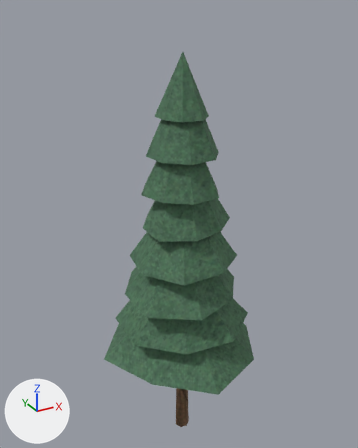
An edit to the FBX model Content/Assets/Locations/Forest/SM_Pine_Tall_A.fbx, drawn before and after from the same camera.
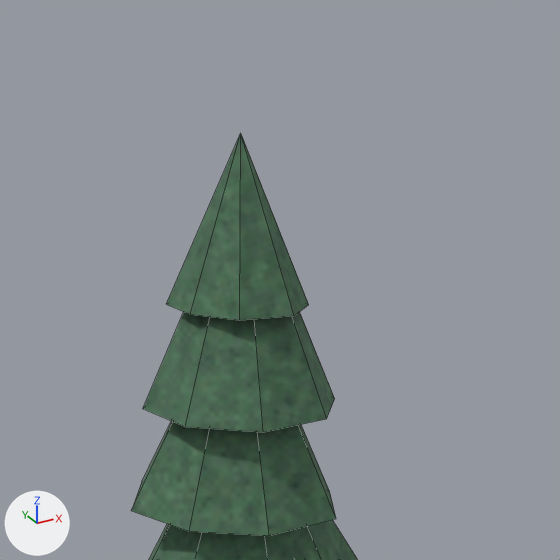
Old and new are each drawn whole from a camera (50 mm lens) standing at (-14.66, -26.18, 30.36) and looking at (0.04, 0.56, 16.99) and again close up on the part from 25% to 85% of the width and 0% to 48% of the height. Lighting does not change. The marker at lower left points along +X, +Y and +Z. The last two pictures show the newer version. The close-ups show mesh edges as thin lines. Objects named as collision shapes, trigger or cutter boxes, shadow casters or lower levels of detail are left out.

In view in the first close-up: 'SM_Pine_Tall_A'.
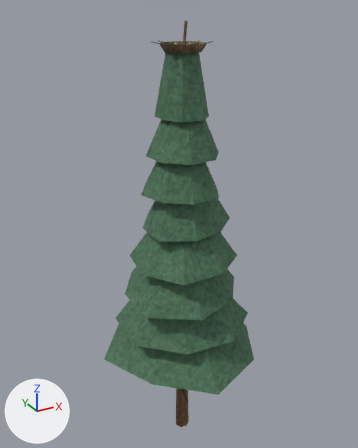
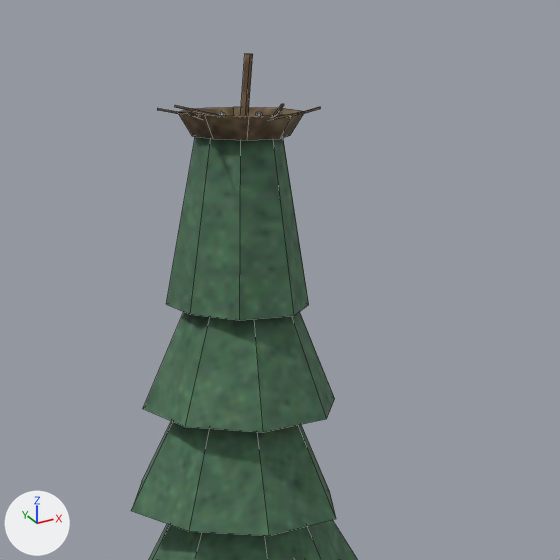
Changed parts and their boxes (x1, y1, x2, y2) in the close-ups (560 x 560 px):
'SM_Pine_Tall_A', reshaped: before (132, 134, 358, 560); after (132, 53, 358, 560)
part 1 of me_sm_pine_tall_a, added: after (174, 105, 216, 115)
part 2 of me_sm_pine_tall_a, added: after (157, 108, 178, 114)
part 3 of me_sm_pine_tall_a, added: after (271, 113, 298, 120)
part 4 of me_sm_pine_tall_a, added: after (299, 107, 320, 113)
part 5 of me_sm_pine_tall_a, added (brown): after (240, 53, 253, 116)
part 6 of me_sm_pine_tall_a, added (brown): after (178, 107, 305, 140)
part 7 of me_sm_pine_tall_a, built on: before (167, 134, 309, 320); after (166, 137, 309, 320)
part 8 of me_sm_pine_tall_a, edited (looks the same): (132, 312, 358, 560) in both

What changed in the scene script:
```text
Add img_t_forest_tall_png:
    img_t_forest_tall_png = load_image('T_Forest_Tall.png', 'T_Forest_Tall.png', 512, 512, 'sRGB')
Add mat_m_forest_tall:
    mat_m_forest_tall = principled_material('M_Forest_Tall')
    mat_m_forest_tall.texture = img_t_forest_tall_png
    mat_m_forest_tall.roughness = 0.85
Change me_sm_pine_tall_a:
    used by ob_sm_pine_tall_a; location = (0.0, 0.0, 0.0)
    remove me_sm_pine_tall_a.from_pydata(...)  # 126 vertices, 111 faces; spans x -5.8..5.3, y -5.9..5.2, z 0.0..28.0
    add me_sm_pine_tall_a.from_pydata(...)  # 261 vertices, 220 faces; spans x -5.8..5.3, y -5.9..5.2, z 0.0..29.6
    me_sm_pine_tall_a part 1: the loose piece of 8 vertices spanning x -0.1..1.1, y 0.0..2.0, z 6.6..7.5 is copied, and the copy is scaled about its middle by (-0.722, 0.388, 0.253), then moved by (-0.9, 0.3, 21.3), in mat_m_forest_tall (picture img_t_forest_tall_png); it spans x -0.8..0.0, y 0.9..1.6, z 28.3..28.5
    me_sm_pine_tall_a part 2: the loose piece of 8 vertices spanning x -1.4..0.0, y 0.0..1.8, z 5.8..6.7 is copied, and the copy is scaled about its middle by (0.772, 0.108, 0.253), then moved by (-0.4, -0.1, 22.2), in mat_m_forest_tall (picture img_t_forest_tall_png); it spans x -1.6..-0.5, y 0.7..0.9, z 28.3..28.5
    me_sm_pine_tall_a part 3: the loose piece of 8 vertices spanning x 0.0..1.8, y -1.4..0.0, z 5.5..6.4 is copied, and the copy is scaled about its middle by (0.307, 0.671, 0.253), then moved by (-0.8, -0.6, 22.4), in mat_m_forest_tall (picture img_t_forest_tall_png); it spans x -0.2..0.4, y -1.8..-0.8, z 28.3..28.5
    me_sm_pine_tall_a part 4: the loose piece of 8 vertices spanning x 0.0..2.1, y -0.1..0.9, z 6.0..6.9 is copied, and the copy is scaled about its middle by (0.521, 0.152, 0.253), then moved by (0.2, -0.9, 21.9), in mat_m_forest_tall (picture img_t_forest_tall_png); it spans x 0.7..1.8, y -0.5..-0.3, z 28.3..28.5
    me_sm_pine_tall_a part 5: the loose piece of 8 vertices spanning x -0.1..1.1, y 0.0..2.0, z 6.6..7.5 is copied, and the copy is multiplied about its middle by the matrix ((0.623, 0.098, -0.659), (-0.555, 0.575, -0.439), (0.369, 0.701, 0.452)), then moved by (-0.4, -0.9, 21.5), in mat_m_forest_tall (picture img_t_forest_tall_png); it spans x -0.1..0.4, y -0.1..0.3, z 27.5..29.6
    me_sm_pine_tall_a part 6: a new loose piece of 16 vertices spanning x -1.3..1.4, y -1.3..1.4, z 28.0..28.5, in mat_m_forest_tall (picture img_t_forest_tall_png)
    me_sm_pine_tall_a part 7: 1 vertex removed from x 0.1, y 0.1, z 28.0; 8 vertices added at x -0.8..0.9, y -0.8..1.1, z 28.0
    me_sm_pine_tall_a part 8: 103 faces spanning x -5.8..5.3, y -5.9..5.2, z 0.0..27.2 switch from mat_m_forest_pinetall (picture img_t_forest_pinetall_png) to mat_m_forest_tall (picture img_t_forest_tall_png)
    other edits to the shape of me_sm_pine_tall_a do not show in these pictures
```
